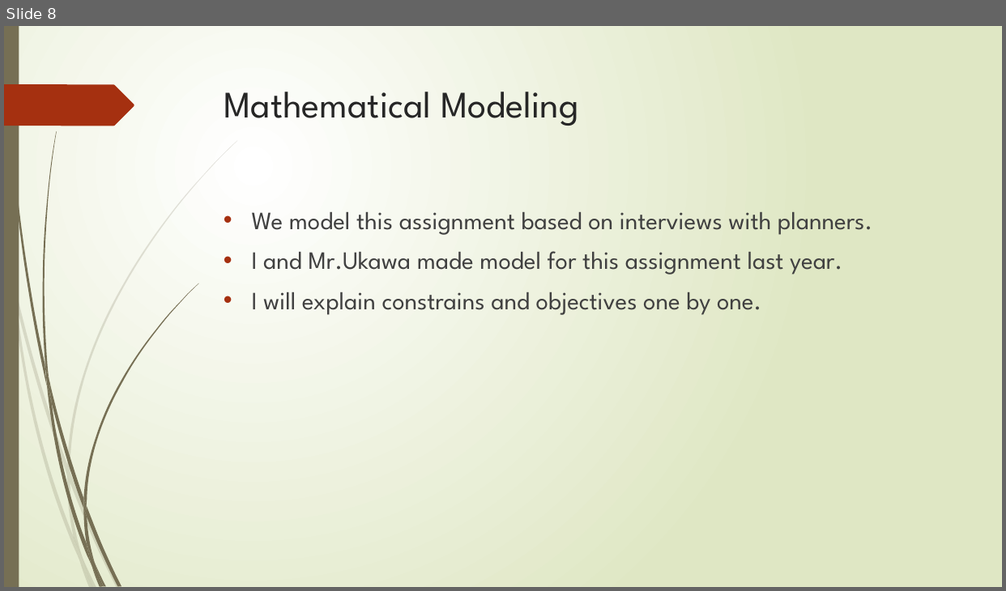
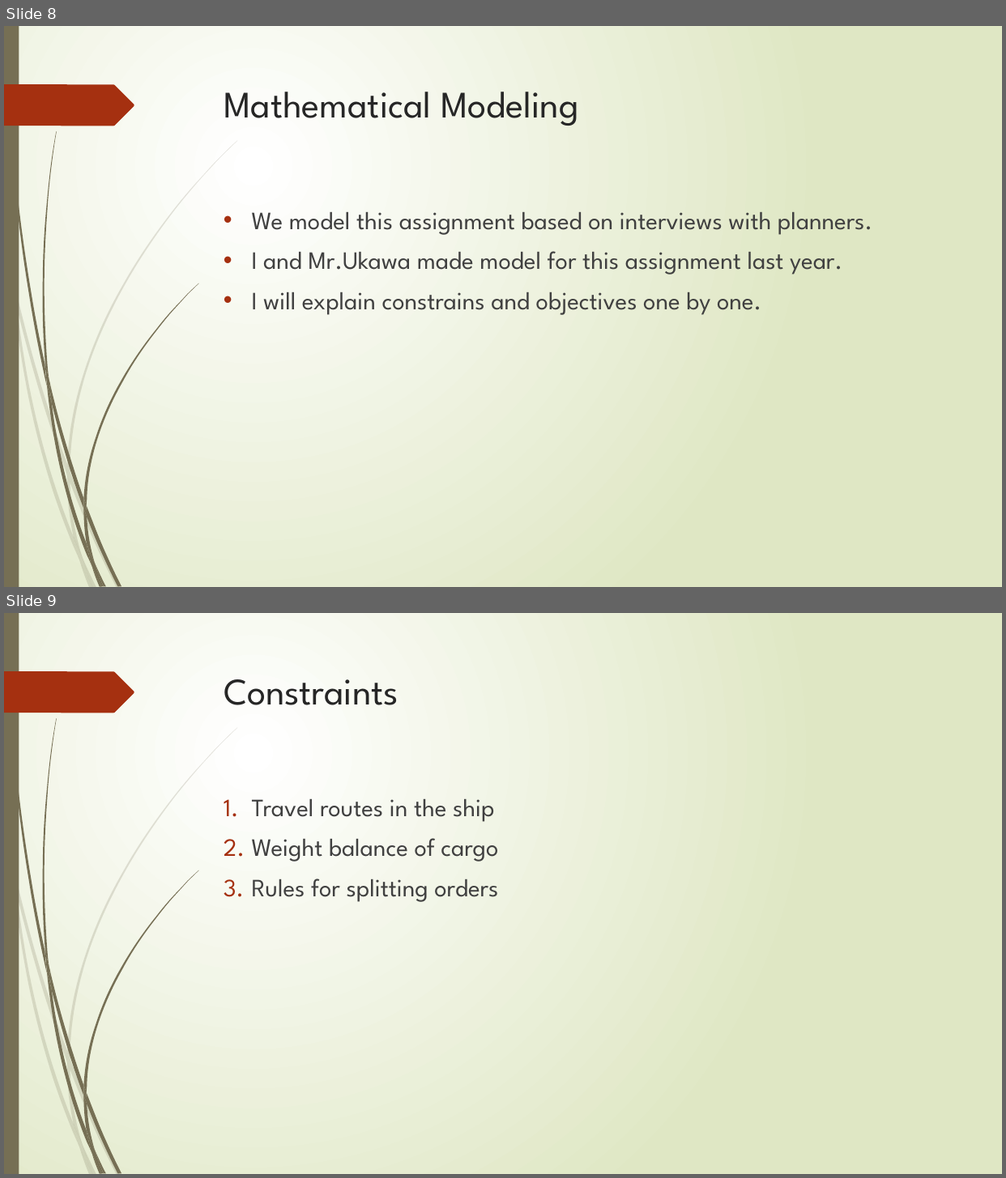
Before and after one commit to r-kurosu/kline_new, a slide deck: 中間報告.pptx. Shown one above the other, each under a label of ours: slide 8 before the commit, slides 8 and 9 after it. The pictures are 1006x591 and 1006x1178 pixels, drawn with LibreOffice and Linux fonts; fonts in the diff are those of the drawing. Boxes give left, top, right and bottom in pixels: in the first picture for what was removed or moved away, otherwise in the second. Text is boxed around its words. In the diff, an @@ line names an element or a change of style, - is before the commit and + after.

```diff
--- a/中間報告.pptx
+++ b/中間報告.pptx
@@ slide 9 added at box(4, 613, 1002, 1174), background gradient #FFFFFF to #DFE8C4; not listed: 24 template elements that a slide beside it also shows @@
@@ title added at box(224, 679, 398, 705), 36 pt, text #262626 @@
+Constraints
@@ text added at box(252, 799, 498, 902), 24 pt, text #404040 @@
+1. Travel routes in the ship
+2. Weight balance of cargo
+3. Rules for splitting orders
```
Also in this commit, not shown: 4 other slides added.
